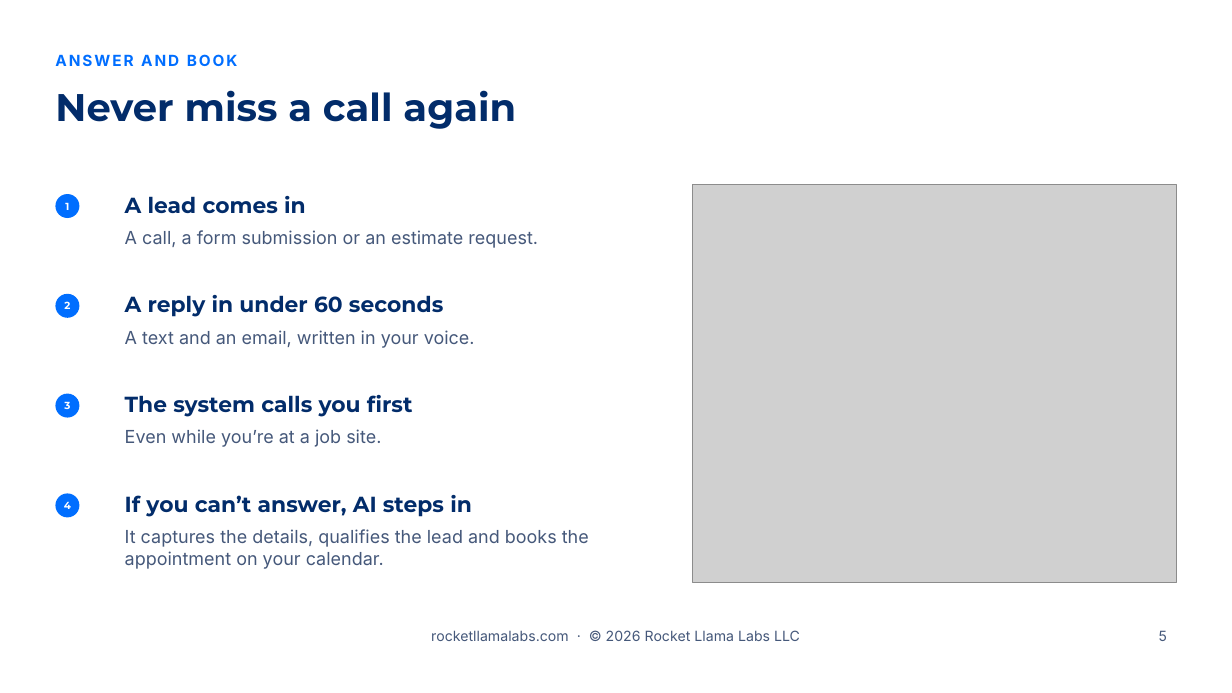
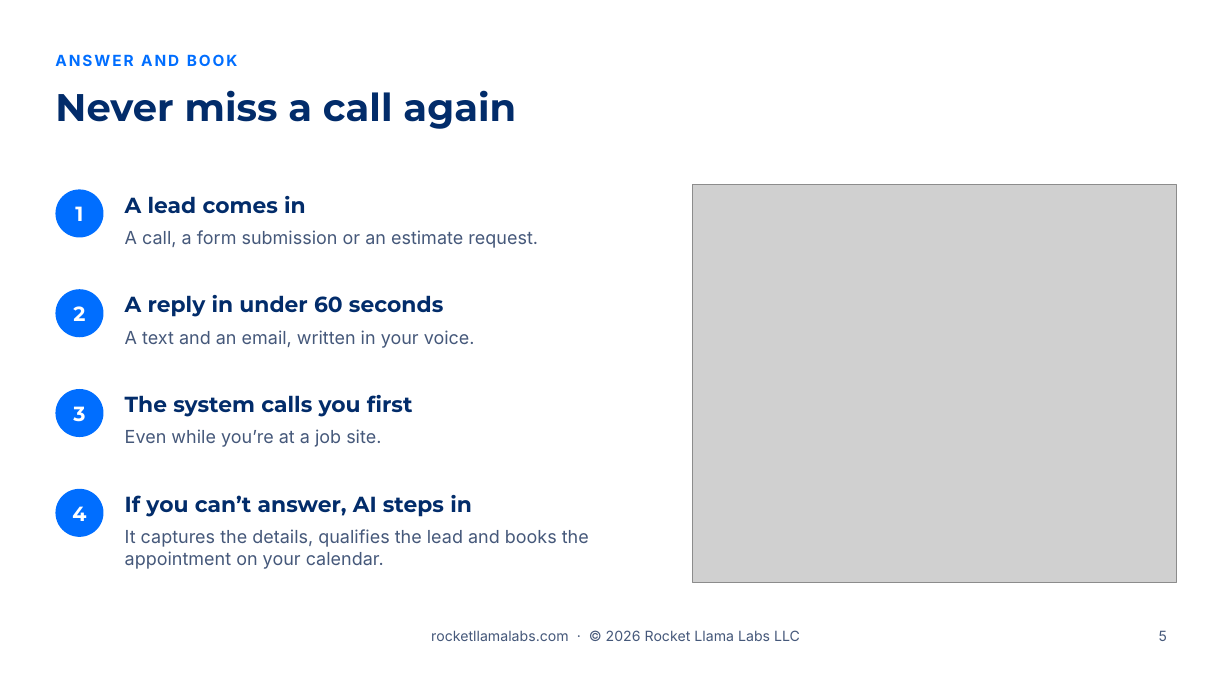
Before and after one commit to RocketLlamaLabs/rocketllama-website, a slide deck: slide 5 of public/slides/v1/rocket-llama-labs-sales-presentation-v1.pptx. Drawn at 1232x693 pixels with LibreOffice and Linux fonts; fonts in the diff are those of the drawing; grey boxes stand for pictures; background and template pictures are left out. Boxes give left, top, right and bottom in pixels: in the first picture for what was removed or moved away, otherwise in the second. Text is boxed around its words. In the diff, an @@ line names an element or a change of style, - is before the commit and + after.

```diff
--- a/public/slides/v1/rocket-llama-labs-sales-presentation-v1.pptx
+++ b/public/slides/v1/rocket-llama-labs-sales-presentation-v1.pptx
@@ ellipse "1": place and size @@
-ellipse "1" at [55,194,79,218]
+ellipse "1" at [55,189,104,238]
@@ ellipse "2": place and size @@
-ellipse "2" at [55,294,79,318]
+ellipse "2" at [55,289,104,337]
@@ ellipse "3": place and size @@
-ellipse "3" at [55,394,79,418]
+ellipse "3" at [55,389,104,437]
@@ size 8 to 16 pt in 4 elements at [55,189,104,238], [55,289,104,337], [55,389,104,437], [55,489,104,537] @@
@@ ellipse "4": place and size @@
-ellipse "4" at [55,494,79,518]
+ellipse "4" at [55,489,104,537]
```
Also in this commit, not shown: 1 other file.
